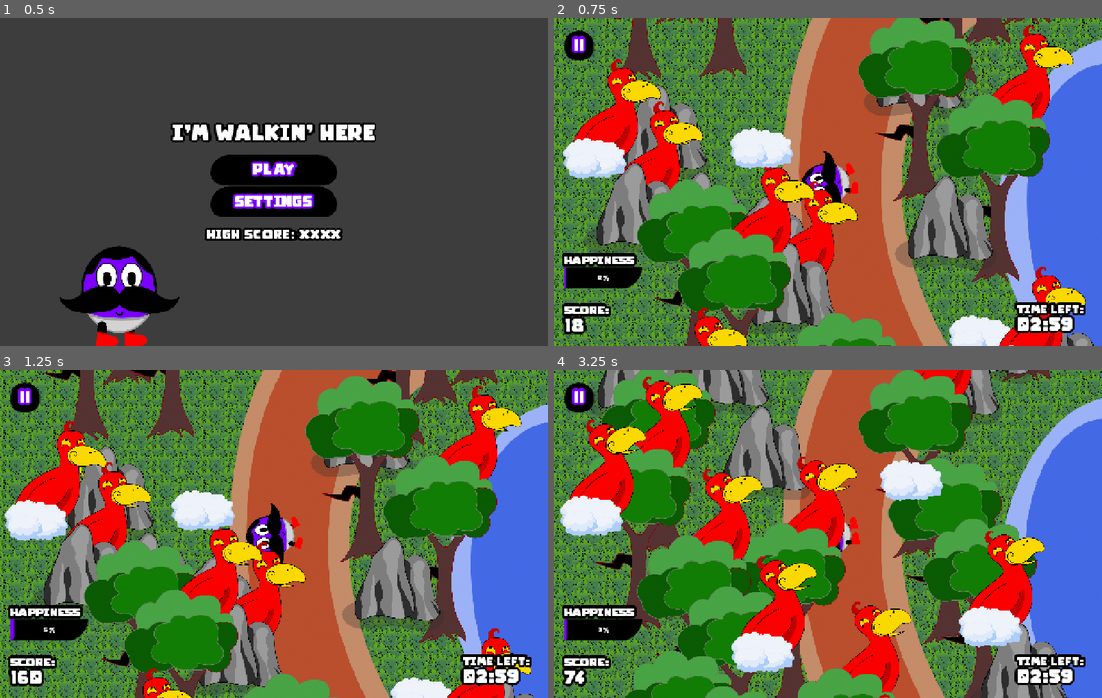
Above: before the commit, frames 1-4 (two rows, left to right).
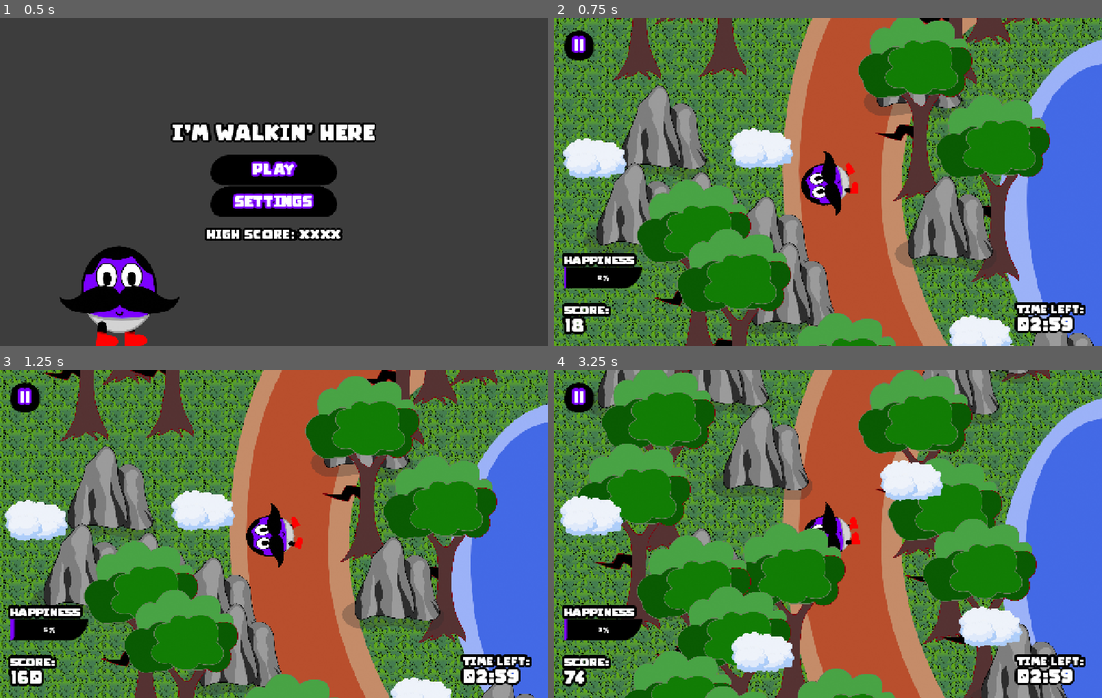
Above: after the commit, the same moments.

Repository: HyperGameDev/im-walking-here
Game: Godot game, scene res://scenes/main_scene.tscn
Two runs of this game, one before a commit and one after it. Both use one fixed random seed, a clock stepped at 60 frames per second and the inputs below.
Inputs:
- Up to frame 1 (0.5 s): no input
- Up to frame 2 (0.75 s): click "PLAY" at 0.5 s
- Up to frame 3 (1.25 s): no input
- Up to frame 4 (3.25 s): click "||" at 1.25 s; click "RESTART" at 2 s; click "PLAY" at 2.75 s

Frame 1 is identical in both runs. In frame 2, 9.8% of the frame differs, in the area x 3-97%, y 2-100%; in frame 3, 9.2%; in frame 4, 13%, in the area x 2-90%, y 0-100%.

Commit message:
enemies gooder

Diff:
--- a/assets/animated_sprite_sheets/player_sprites.tscn
+++ b/assets/animated_sprite_sheets/player_sprites.tscn
@@ -177,6 +177,6 @@
 
 [node name="Player" type="AnimatedSprite2D"]
 sprite_frames = SubResource("SpriteFrames_784si")
-animation = &"idle"
+animation = &"walk"
 autoplay = "idle"
 script = ExtResource("41_m2s7j")
--- /dev/null
+++ b/scenes/components/delay_hostile.tscn
@@ -0,0 +1,7 @@
+[gd_scene load_steps=2 format=3 uid="uid://y00l5v2x6wma"]
+
+[ext_resource type="Script" uid="uid://qdg7rfkcwesy" path="res://scripts/delay_hostile.gd" id="1_jm2x4"]
+
+[node name="DelayHostile" type="Node2D"]
+process_mode = 3
+script = ExtResource("1_jm2x4")
--- a/scenes/world_entities/cloud2.tscn
+++ b/scenes/world_entities/cloud2.tscn
@@ -1,7 +1,8 @@
-[gd_scene load_steps=7 format=3 uid="uid://ecxuha2tkbi6"]
+[gd_scene load_steps=8 format=3 uid="uid://ecxuha2tkbi6"]
 
 [ext_resource type="Script" uid="uid://d063dsd86jl6b" path="res://scripts/world_entity.gd" id="1_ite1r"]
 [ext_resource type="PackedScene" uid="uid://by7am8a6v1s1x" path="res://assets/animated_sprite_sheets/bird.tscn" id="2_7g0a2"]
+[ext_resource type="PackedScene" uid="uid://y00l5v2x6wma" path="res://scenes/components/delay_hostile.tscn" id="2_ru0jg"]
 [ext_resource type="Texture2D" uid="uid://b7i40cgy7f4xg" path="res://assets/2dart/Environment/cloud.png" id="3_s01pk"]
 [ext_resource type="PackedScene" uid="uid://cuta76g68jmdb" path="res://scenes/components/on_screen_item.tscn" id="4_ru0jg"]
 [ext_resource type="PackedScene" uid="uid://cumfy0jt13tb5" path="res://scenes/components/clickable.tscn" id="5_v1ts5"]
@@ -11,6 +12,9 @@
 script = ExtResource("1_ite1r")
 metadata/_custom_type_script = "uid://d063dsd86jl6b"
 
+[node name="DelayHostile" parent="." node_paths=PackedStringArray("parent") instance=ExtResource("2_ru0jg")]
+parent = NodePath("..")
+
 [node name="Bird" parent="." instance=ExtResource("2_7g0a2")]
 position = Vector2(107, -199)
 autoplay = "default"
@@ -19,8 +23,8 @@
 texture = ExtResource("3_s01pk")
 
 [node name="OnScreenItem" parent="." instance=ExtResource("4_ru0jg")]
-position = Vector2(104, -196)
-scale = Vector2(19.2, 19.5)
+position = Vector2(99.5, -202)
+scale = Vector2(13.65, 14.2)
 enable_node_path = NodePath("../Cloud")
 
 [node name="ClickableItem" parent="." node_paths=PackedStringArray("parent") instance=ExtResource("5_v1ts5")]
--- a/scenes/world_entities/rock2.tscn
+++ b/scenes/world_entities/rock2.tscn
@@ -1,10 +1,11 @@
-[gd_scene load_steps=6 format=3 uid="uid://j238evkbg6mi"]
+[gd_scene load_steps=7 format=3 uid="uid://j238evkbg6mi"]
 
 [ext_resource type="Script" uid="uid://d063dsd86jl6b" path="res://scripts/world_entity.gd" id="1_3ntki"]
 [ext_resource type="Texture2D" uid="uid://bqhc6np2qq7sp" path="res://assets/2dart/Environment/rock.png" id="2_0kan5"]
 [ext_resource type="PackedScene" uid="uid://by7am8a6v1s1x" path="res://assets/animated_sprite_sheets/bird.tscn" id="3_4ickw"]
 [ext_resource type="PackedScene" uid="uid://cuta76g68jmdb" path="res://scenes/components/on_screen_item.tscn" id="4_4n1rc"]
 [ext_resource type="PackedScene" uid="uid://cumfy0jt13tb5" path="res://scenes/components/clickable.tscn" id="5_3apk0"]
+[ext_resource type="PackedScene" uid="uid://y00l5v2x6wma" path="res://scenes/components/delay_hostile.tscn" id="6_4n1rc"]
 
 [node name="Rock2" type="Node2D"]
 script = ExtResource("1_3ntki")
@@ -18,8 +19,8 @@
 offset = Vector2(0, -225)
 
 [node name="OnScreenItem" parent="." instance=ExtResource("4_4n1rc")]
-position = Vector2(139, -468.5)
-scale = Vector2(15.7, 18.45)
+position = Vector2(143, -474.5)
+scale = Vector2(11.2, 13.35)
 
 [node name="ClickableItem" parent="." node_paths=PackedStringArray("parent") instance=ExtResource("5_3apk0")]
 z_index = 5
@@ -28,3 +29,6 @@
 offset_right = 313.0
 offset_bottom = -281.0
 parent = NodePath("..")
+
+[node name="DelayHostile" parent="." node_paths=PackedStringArray("parent") instance=ExtResource("6_4n1rc")]
+parent = NodePath("..")
--- a/scenes/world_entities/tree_2.tscn
+++ b/scenes/world_entities/tree_2.tscn
@@ -1,10 +1,11 @@
-[gd_scene load_steps=8 format=3 uid="uid://tffjypp2p2p"]
+[gd_scene load_steps=9 format=3 uid="uid://tffjypp2p2p"]
 
 [ext_resource type="PackedScene" uid="uid://cuta76g68jmdb" path="res://scenes/components/on_screen_item.tscn" id="2_60070"]
 [ext_resource type="Texture2D" uid="uid://x67eqjro8toa" path="res://assets/2dart/Environment/tree.png" id="2_exmri"]
 [ext_resource type="Script" uid="uid://d063dsd86jl6b" path="res://scripts/world_entity.gd" id="2_h7mqr"]
 [ext_resource type="PackedScene" uid="uid://by7am8a6v1s1x" path="res://assets/animated_sprite_sheets/bird.tscn" id="2_nfnnt"]
 [ext_resource type="PackedScene" uid="uid://cumfy0jt13tb5" path="res://scenes/components/clickable.tscn" id="3_h7mqr"]
+[ext_resource type="PackedScene" uid="uid://y00l5v2x6wma" path="res://scenes/components/delay_hostile.tscn" id="6_exmri"]
 
 [sub_resource type="AtlasTexture" id="AtlasTexture_nfnnt"]
 atlas = ExtResource("2_exmri")
@@ -34,8 +35,8 @@
 metadata/_edit_lock_ = true
 
 [node name="OnScreenItem" parent="." instance=ExtResource("2_60070")]
-position = Vector2(161.5, -824.5)
-scale = Vector2(17.35, 18.45)
+position = Vector2(175.5, -840)
+scale = Vector2(15.35, 13.9)
 
 [node name="ClickableItem" parent="." node_paths=PackedStringArray("parent") instance=ExtResource("3_h7mqr")]
 z_index = 5
@@ -44,3 +45,6 @@
 offset_right = 352.0
 offset_bottom = -637.0
 parent = NodePath("..")
+
+[node name="DelayHostile" parent="." node_paths=PackedStringArray("parent") instance=ExtResource("6_exmri")]
+parent = NodePath("..")
--- a/scripts/bird.gd
+++ b/scripts/bird.gd
@@ -9,16 +9,21 @@
 		time -= InDelta
 	else:
 		time = TimerMax
-		make_bird_noise()
+		if visible == true:
+			make_bird_noise()
 
 func _process(delta: float) -> void:
 	TimerCount(delta)
 
 
 func make_bird_noise() -> void:
+
 	var i : int = randi_range(0,1)
 	if i == 0:
 		AudioManager.play_bird(global_position)
 	else:
 		AudioManager.play_discord()
-	UI.ref.reduce_happiness(5)
+	var score_cost : float = 300
+	score_cost /= global_position.distance_to(Player.ref.global_position)
+	score_cost*=10
+	UI.ref.reduce_happiness(score_cost)
--- /dev/null
+++ b/scripts/delay_hostile.gd
@@ -0,0 +1,22 @@
+extends Node2D
+
+@export var parent : WorldEntity
+
+var TimerMax : float = randf_range(1,10)
+var time : float = TimerMax
+
+
+
+func TimerCount(InDelta: float) -> void:
+	if time > 0:
+		time -= InDelta
+	else:
+		enable_parent()
+		queue_free()
+
+
+func _process(delta: float) -> void:
+	TimerCount(delta)
+
+func enable_parent() -> void:
+	parent.show_bird()
--- a/scripts/world_entity.gd
+++ b/scripts/world_entity.gd
@@ -1,14 +1,22 @@
 extends Node2D
 class_name WorldEntity
+
 
 func _ready() -> void:
 	if get_child_count() < 2:
 		process_mode = Node.PROCESS_MODE_DISABLED
+	for i : Node in get_children():
+		if i is Bird:
+			i.visible = false
+
+func show_bird() -> void:
+	for i : Node in get_children():
+		if i is Bird:
+			i.visible = true
 
 func _on_item_clicked() -> void:
 	if !get_child_count() > 2:
 		return
-
 	for i : Node in get_children():
 		if i is Bird:
 			i.queue_free()
Not shown, added: scripts/delay_hostile.gd.uid
